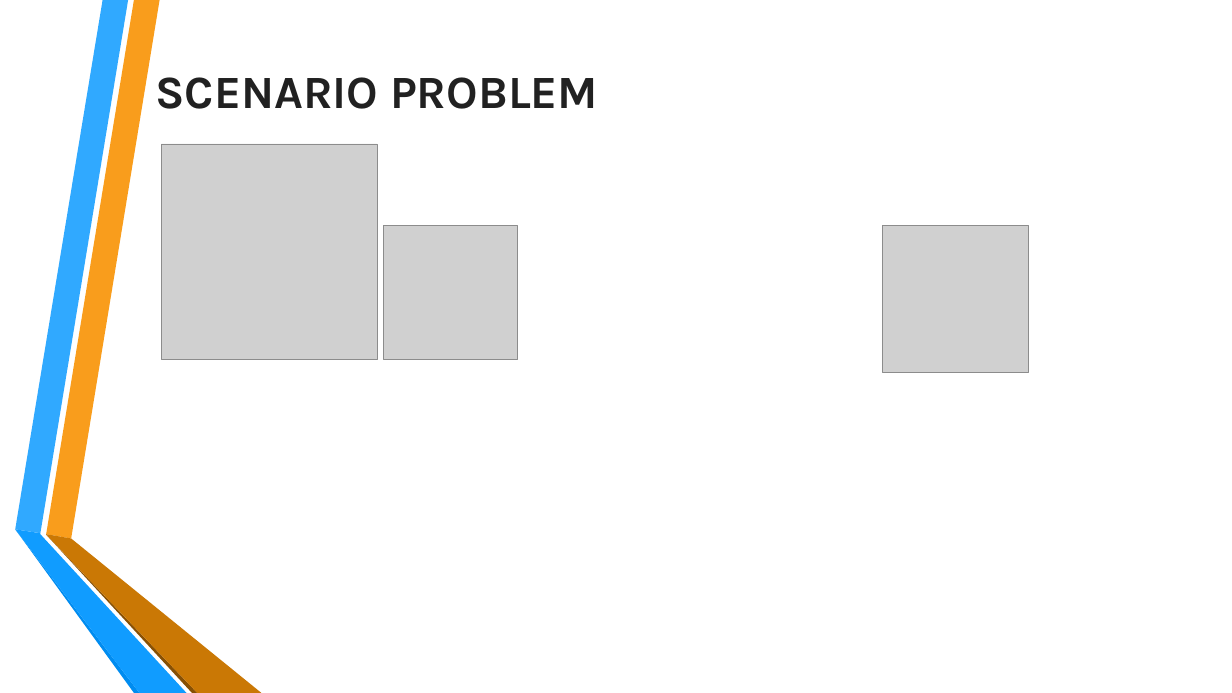
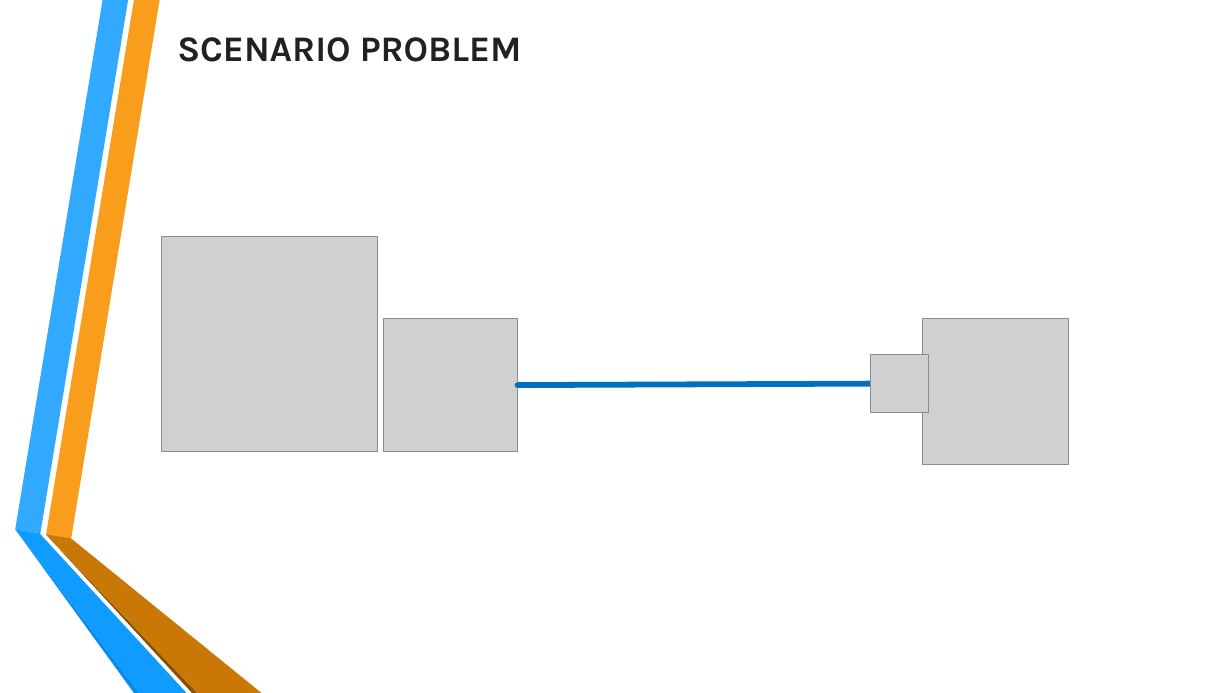
Before and after one commit to buiduchuy/freight-truck-services, a slide deck: slide 3 of Temp/HuyBD/FTS Presentation/FTS.pptx. Drawn at 1232x693 pixels with LibreOffice and Linux fonts; fonts in the diff are those of the drawing; grey boxes stand for pictures; background and template pictures are left out. Boxes give left, top, right and bottom in pixels: in the first picture for what was removed or moved away, otherwise in the second. Text is boxed around its words. In the diff, an @@ line names an element or a change of style, - is before the commit and + after.

Commit message:
Update layout, presentation

```diff
--- a/Temp/HuyBD/FTS Presentation/FTS.pptx
+++ b/Temp/HuyBD/FTS Presentation/FTS.pptx
@@ title "SCENARIO PROBLEM": place and size @@
-title "SCENARIO PROBLEM" at bbox=[155, 77, 598, 109]
+title "SCENARIO PROBLEM" at bbox=[177, 37, 522, 62]
@@ title "SCENARIO PROBLEM" at bbox=[177, 37, 522, 62]: size 36 to 28 pt @@
@@ picture: place and size @@
-picture at bbox=[162, 144, 377, 360]
+picture at bbox=[162, 237, 377, 452]
@@ picture: place and size @@
-picture at bbox=[384, 226, 518, 360]
+picture at bbox=[384, 318, 518, 452]
@@ picture: place and size @@
-picture at bbox=[883, 226, 1029, 372]
+picture at bbox=[922, 318, 1068, 464]
@@ picture added at bbox=[871, 354, 929, 412] @@
@@ arrow added from (518, 385) to (909, 384), #0070C0 4.5 pt @@
```
Also in this commit, not shown: 7 other slides changed, 9 slides added, 6 slides removed, 27 other files.
